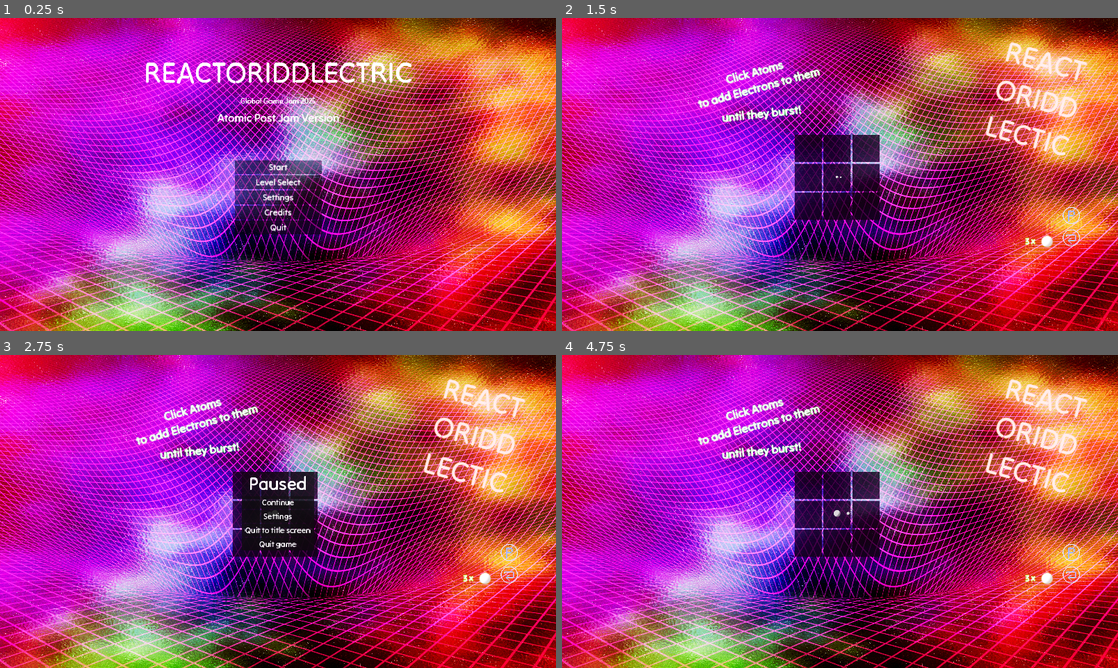
Above: before the commit, frames 1-4 (two rows, left to right).
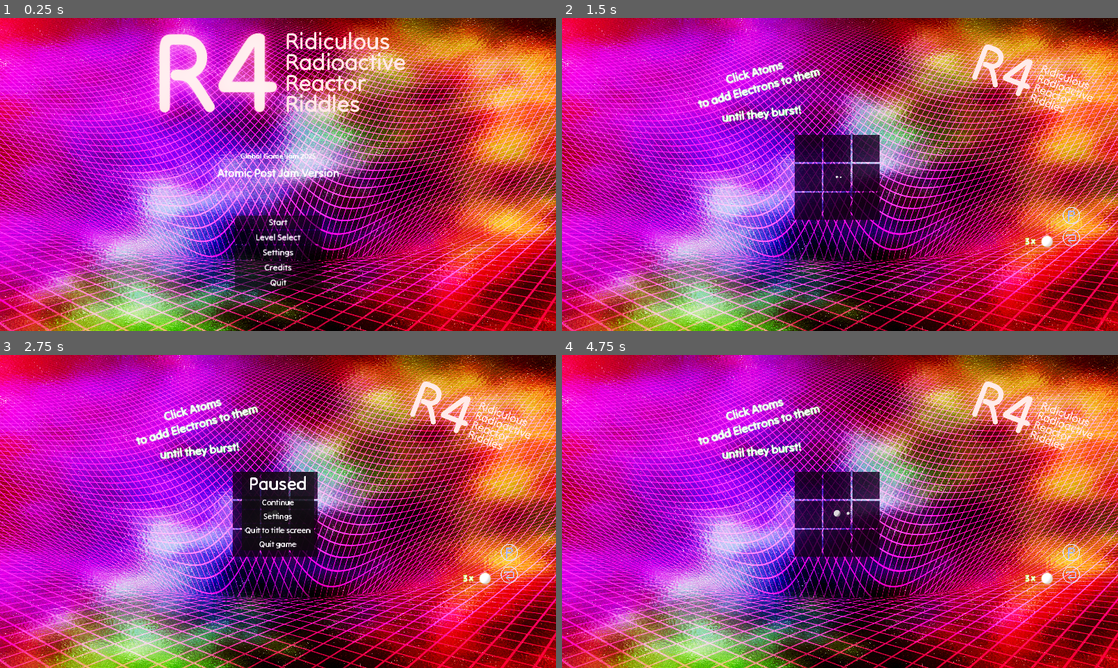
Above: after the commit, the same moments.

Repository: kaiec/ggj25-bubble-game
Game: Godot game, scene res://gamemanager/gamemanager.tscn
The game is run twice, just before and just after one commit, with the same random seed, the same clock (stepped at 60 frames per second) and the same inputs.
Inputs (mouse positions are in pixels of both pictures, inside the frame that each line leads up to):
- Up to frame 1 (0.25 s): no input
- Up to frame 2 (1.5 s): click "Start" at 0.5 s; click (1073, 237) at 1.25 s
- Up to frame 3 (2.75 s): click (511, 552) at 2 s
- Up to frame 4 (4.75 s): click "Continue" at 2.75 s; tap Enter at 3.5 s; move the mouse to (962, 495) at 3.52 s; hold D (move_right) 3.53-4.28 s; click (962, 495) at 3.6 s; tap Space at 4.25 s; move the mouse to (728, 527) at 4.27 s; hold S (move_down) from 4.28 s (still down); click (728, 527) at 4.35 s

The runs differ from the first frame. In frame 1, 11% of the frame differs, in the area x 26-75%, y 2-87%; in frame 2, 5.1%; in frame 3, 5.1%; in frame 4, 5.1%.

Commit message:
New Title

Diff:
--- a/bubble/gui.tscn
+++ b/bubble/gui.tscn
@@ -12,6 +12,18 @@
 font = ExtResource("7_y5e0w")
 font_size = 100
 font_color = Color(1.2, 0.68, 0.68, 1)
+
+[sub_resource type="LabelSettings" id="LabelSettings_sqh6v"]
+line_spacing = 0.0
+font = ExtResource("7_y5e0w")
+font_size = 390
+font_color = Color(1.1, 0.68, 0.68, 1)
+
+[sub_resource type="LabelSettings" id="LabelSettings_fvc73"]
+line_spacing = -30.0
+font = ExtResource("7_y5e0w")
+font_size = 80
+font_color = Color(1.1, 0.68, 0.68, 1)
 
 [node name="GUI" type="Node2D"]
 script = ExtResource("1_i6uln")
@@ -63,6 +75,7 @@
 texture_normal = ExtResource("6_qqjua")
 
 [node name="Label3" type="Label" parent="."]
+visible = false
 offset_left = 1550.0
 offset_top = 50.0
 offset_right = 2071.0
@@ -73,5 +86,44 @@
 LECTIC"
 label_settings = SubResource("LabelSettings_53xj4")
 
+[node name="HBoxContainer" type="HBoxContainer" parent="."]
+offset_left = 1468.0
+offset_top = 24.0
+offset_right = 2349.0
+offset_bottom = 532.0
+rotation = 0.362459
+scale = Vector2(0.490266, 0.490266)
+
+[node name="VBoxContainer" type="VBoxContainer" parent="HBoxContainer"]
+layout_mode = 2
+
+[node name="Label2" type="Label" parent="HBoxContainer/VBoxContainer"]
+layout_mode = 2
+size_flags_horizontal = 4
+text = "R4
+"
+label_settings = SubResource("LabelSettings_sqh6v")
+vertical_alignment = 1
+
+[node name="Control" type="Control" parent="HBoxContainer/VBoxContainer"]
+custom_minimum_size = Vector2(0, 10)
+layout_mode = 2
+
+[node name="Control" type="Control" parent="HBoxContainer"]
+custom_minimum_size = Vector2(20, 0)
+layout_mode = 2
+
+[node name="Label" type="Label" parent="HBoxContainer"]
+texture_filter = 1
+clip_contents = true
+layout_mode = 2
+size_flags_horizontal = 4
+text = "Ridiculous
+Radioactive
+Reactor
+Riddles"
+label_settings = SubResource("LabelSettings_fvc73")
+vertical_alignment = 1
+
 [connection signal="pressed" from="TextureButton" to="." method="_on_texture_button_pressed"]
 [connection signal="pressed" from="TextureButton2" to="." method="_on_texture_button_2_pressed"]
--- a/ui/screens/title-screen/title_screen.tscn
+++ b/ui/screens/title-screen/title_screen.tscn
@@ -1,11 +1,18 @@
-[gd_scene load_steps=7 format=3 uid="uid://ddc3qfst7mbgc"]
+[gd_scene load_steps=8 format=3 uid="uid://ddc3qfst7mbgc"]
 
 [ext_resource type="Theme" uid="uid://hheneshfv1b2" path="res://ui/themes/your_theme.tres" id="1_qt2rq"]
 [ext_resource type="Script" path="res://ui/screens/title-screen/title_screen.gd" id="1_rm86k"]
 [ext_resource type="Texture2D" uid="uid://dqbvfnx3sxax2" path="res://bubble/assets/NameTextTransparent.png" id="3_f2cv1"]
 
+[sub_resource type="LabelSettings" id="LabelSettings_iolh7"]
+line_spacing = 0.0
+font_size = 390
+font_color = Color(1.1, 0.68, 0.68, 1)
+
 [sub_resource type="LabelSettings" id="LabelSettings_s0ue6"]
-font_size = 100
+line_spacing = -30.0
+font_size = 80
+font_color = Color(1.1, 0.68, 0.68, 1)
 
 [sub_resource type="LabelSettings" id="LabelSettings_73xnf"]
 line_spacing = 0.0
@@ -45,14 +52,43 @@
 layout_mode = 2
 theme_override_constants/separation = 16
 
-[node name="Label" type="Label" parent="CenterContainer/VBoxContainer"]
+[node name="CenterContainer" type="CenterContainer" parent="CenterContainer/VBoxContainer"]
+layout_mode = 2
+size_flags_vertical = 3
+
+[node name="HBoxContainer" type="HBoxContainer" parent="CenterContainer/VBoxContainer/CenterContainer"]
+layout_mode = 2
+
+[node name="VBoxContainer" type="VBoxContainer" parent="CenterContainer/VBoxContainer/CenterContainer/HBoxContainer"]
+layout_mode = 2
+
+[node name="Label2" type="Label" parent="CenterContainer/VBoxContainer/CenterContainer/HBoxContainer/VBoxContainer"]
+layout_mode = 2
+size_flags_horizontal = 4
+text = "R4
+"
+label_settings = SubResource("LabelSettings_iolh7")
+vertical_alignment = 1
+
+[node name="Control" type="Control" parent="CenterContainer/VBoxContainer/CenterContainer/HBoxContainer/VBoxContainer"]
+custom_minimum_size = Vector2(0, 10)
+layout_mode = 2
+
+[node name="Control" type="Control" parent="CenterContainer/VBoxContainer/CenterContainer/HBoxContainer"]
+custom_minimum_size = Vector2(20, 0)
+layout_mode = 2
+
+[node name="Label" type="Label" parent="CenterContainer/VBoxContainer/CenterContainer/HBoxContainer"]
 texture_filter = 1
-custom_minimum_size = Vector2(1000, 0)
+clip_contents = true
 layout_mode = 2
-text = "REACTORIDDLECTRIC"
+size_flags_horizontal = 4
+text = "Ridiculous
+Radioactive
+Reactor
+Riddles"
 label_settings = SubResource("LabelSettings_s0ue6")
-horizontal_alignment = 1
-autowrap_mode = 2
+vertical_alignment = 1
 
 [node name="Label2" type="Label" parent="CenterContainer/VBoxContainer"]
 texture_filter = 1
Not shown: 1 places in bubble/gui.tscn that only renumber resources
